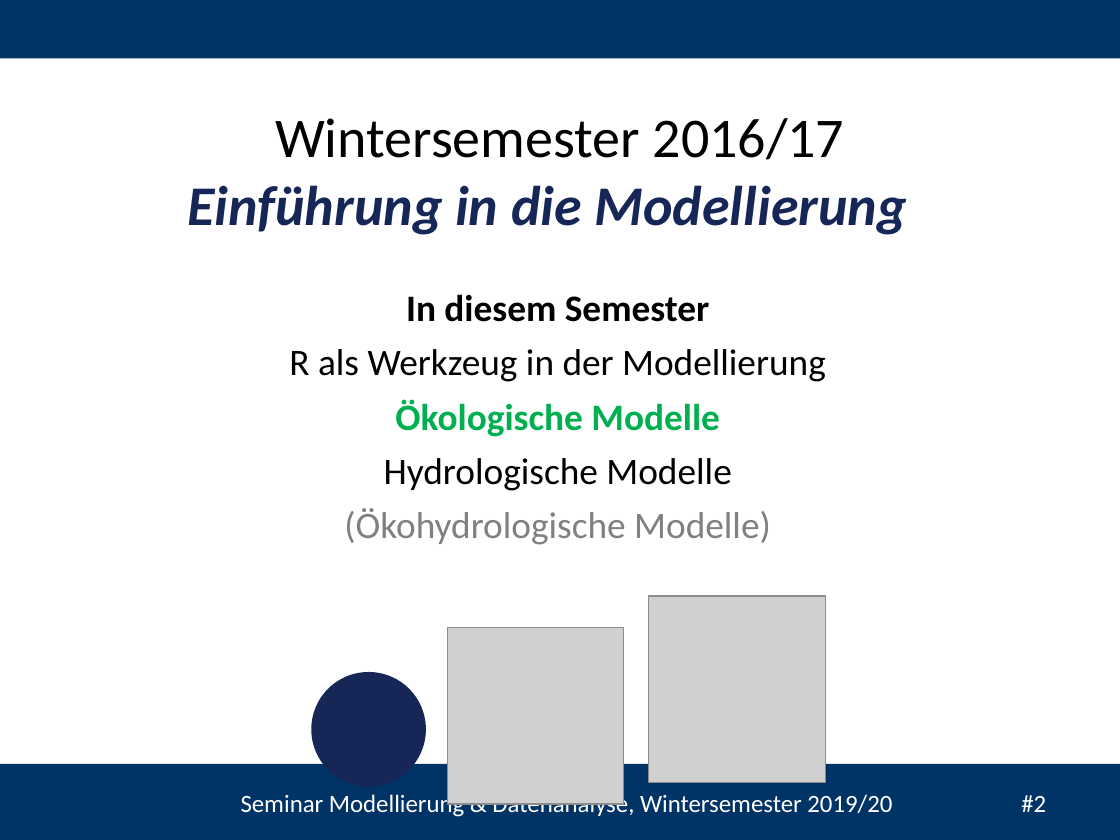
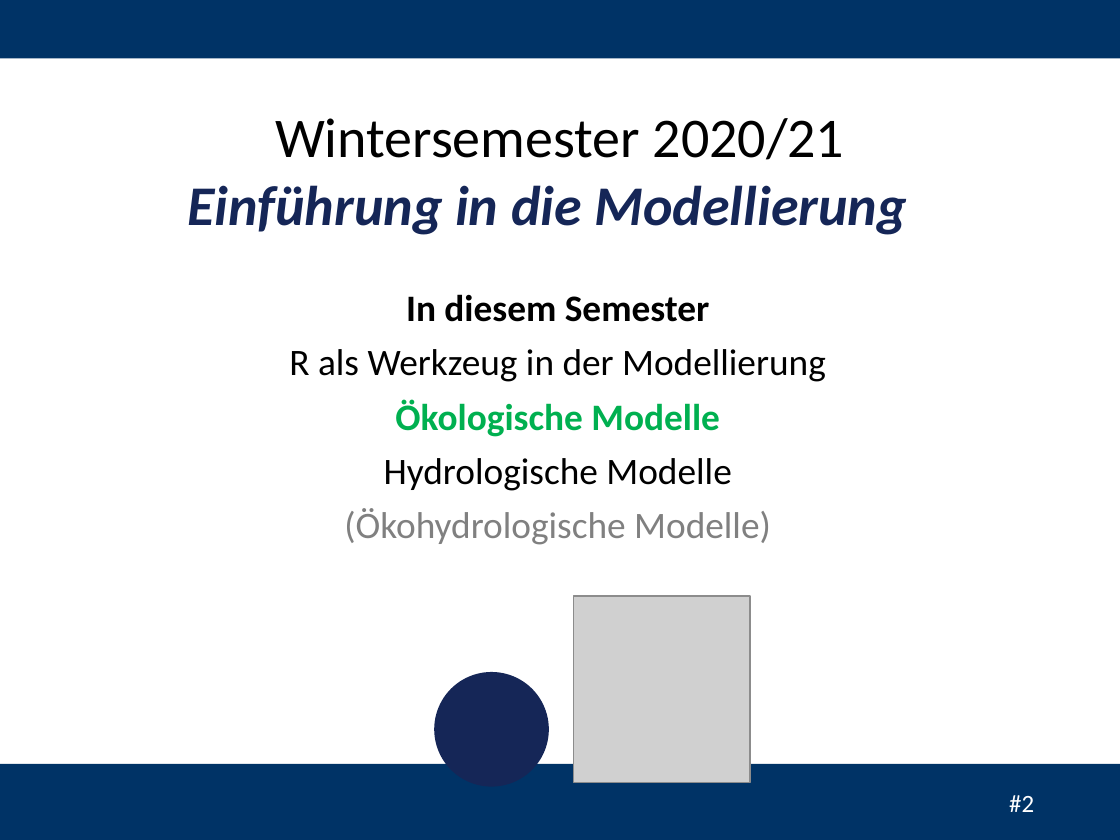
Before and after one commit to heistermann/Einf_Modellierung, a slide deck: slide 2 of Termin_3/folien/Termin_3_Populationsmodelle.pptx. Drawn at 1120x840 pixels with LibreOffice and Linux fonts; fonts in the diff are those of the drawing; grey boxes stand for pictures; background and template pictures are left out. Boxes give left, top, right and bottom in pixels: in the first picture for what was removed or moved away, otherwise in the second. Text is boxed around its words. In the diff, an @@ line names an element or a change of style, - is before the commit and + after.

```diff
--- a/Termin_3/folien/Termin_3_Populationsmodelle.pptx
+++ b/Termin_3/folien/Termin_3_Populationsmodelle.pptx
@@ text at (275,118,845,160): text changed @@
-Wintersemester 2016/17
+Wintersemester 2020/21
@@ picture: place and size @@
-picture at (648,596,824,782)
+picture at (573,596,749,782)
@@ picture removed at (447,627,624,804) @@
@@ ellipse: place and size @@
-ellipse at (311,672,426,786)
+ellipse at (435,672,549,786)
@@ text removed at (241,791,1046,817) @@
-Seminar Modellierung & Datenanalyse, Wintersemester 2019/20 #2
@@ page number added at (1009,795,1034,812), 16 pt, text #FFFFFF @@
+#2
```
Also in this commit, not shown: 14 other slides changed, 1 slide added, 1 slide removed, 1 other file.
